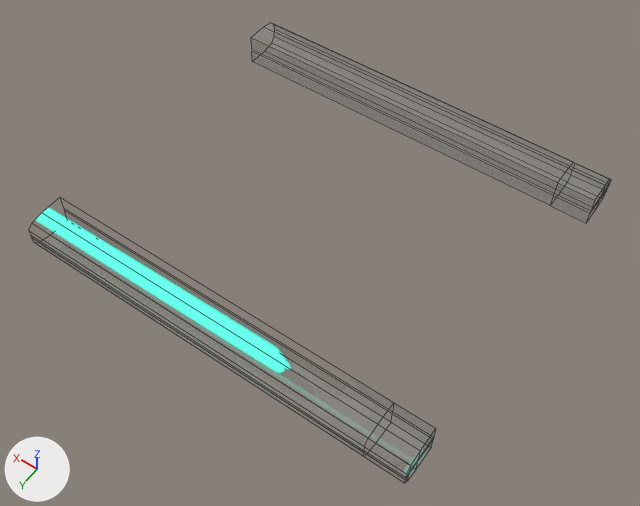
Before and after pictures for a commit that changed the FBX model Havoc Hotel/Assets/HavocHotel/Meshes/Platform_001_Left_Ends.fbx.
Camera for both pictures: a camera (50 mm lens) standing at (-2.402, 1.221, 1.771) and looking at (-1.587, 0.08, -0.022). Lighting does not change. The marker at lower left points along +X, +Y and +Z. Mesh edges are drawn as thin lines. Where no turn or scale is listed for an object, it has been applied to the vertices.

Objects in the first picture: 'Platform_001_Left_Ends'.
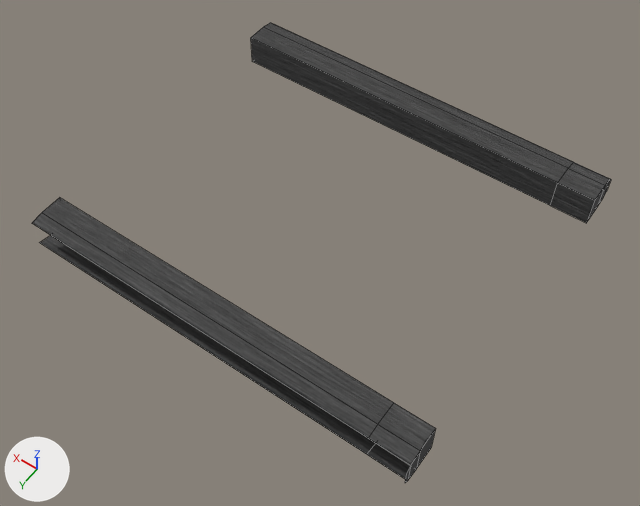
Scene script edits in JSON lines:
```json
{"op": "set", "path": "img_platform_diffuse_tga", "old": "load_image('Platform_Diffuse.tga', '../Textures/Platform_Diffuse.png', 1024, 1024, 'Non-Color')", "new": "load_image('Platform_Diffuse.psd', '../Textures/Platform_Diffuse.png', 1024, 1024, 'sRGB')"}
{"block": "mat_platformmaterial", "where": "n0 = _N.new('ShaderNodeBsdfPrincipled'); n0.name = 'Principled BSDF'"}
{"op": "set", "path": "n0.inputs[2].default_value", "old": "0.821", "new": "0.749", "note": "'Roughness'"}
{"op": "remove", "block": "mat_platformmaterial", "code": "n7 = _N.new('ShaderNodeTexImage'); n7.name = 'Image Texture.004'"}
{"op": "remove", "block": "mat_platformmaterial", "code": "n7.image = img_platform_diffuse_tga"}
{"op": "remove", "block": "mat_platformmaterial", "code": "_L.new(n7.outputs[0], n0.inputs[4])  # 'Color' to 'Alpha'"}
{"block": "me_mesh", "where": "# used by ob_platform_001_left_ends; location = (-1.0, 0.5, 0.045)"}
{"op": "remove", "block": "me_mesh", "code": "me_mesh.from_pydata(...)  # 80 vertices, 64 faces; spans x -1.103..0.0, y -1.0..0.0, z -0.045..0.045"}
{"op": "add", "block": "me_mesh", "code": "me_mesh.from_pydata(...)  # 44 vertices, 32 faces; spans x -1.103..0.0, y -1.0..0.0, z -0.045..0.045"}
{"block": "me_mesh", "change": "me_mesh part 1"}
{"block": "me_mesh", "change": "20 vertices are removed from x -1.103..0.0, y -0.112..0.0, z -0.023..0.023"}
{"block": "me_mesh", "change": "24 faces are deleted"}
{"block": "me_mesh", "change": "5 new faces join them"}
{"block": "me_mesh", "change": "me_mesh part 2"}
{"block": "me_mesh", "change": "16 vertices are removed from x -1.103..0.0, y -1.0..-0.888, z -0.005..0.005"}
{"block": "me_mesh", "change": "20 faces are deleted"}
{"block": "me_mesh", "change": "7 new faces join them"}
{"block": "me_mesh", "change": "me_mesh part 3: 20 kept faces spanning x -1.103..0.0, y -1.0..-0.015, z -0.045..0.045 get new texture (UV) coordinates"}
```

Changed parts and their boxes [x1, y1, x2, y2] in the pictures (640 x 506 px):
```json
{"object": "Platform_001_Left_Ends", "change": "surface changed, reshaped", "before": [35, 207, 291, 373], "after": [32, 23, 611, 483], "on screen": "cyan to grey"}
{"part": 1, "of": "me_mesh", "change": "cut back", "after": [405, 430, 435, 483]}
{"part": 2, "of": "me_mesh", "change": "cut back", "after": [251, 38, 611, 223], "on screen": "black"}
{"part": 3, "of": "me_mesh", "change": "surface changed", "before": [35, 207, 291, 373], "after": [32, 23, 610, 479], "on screen": "cyan to grey"}
```
